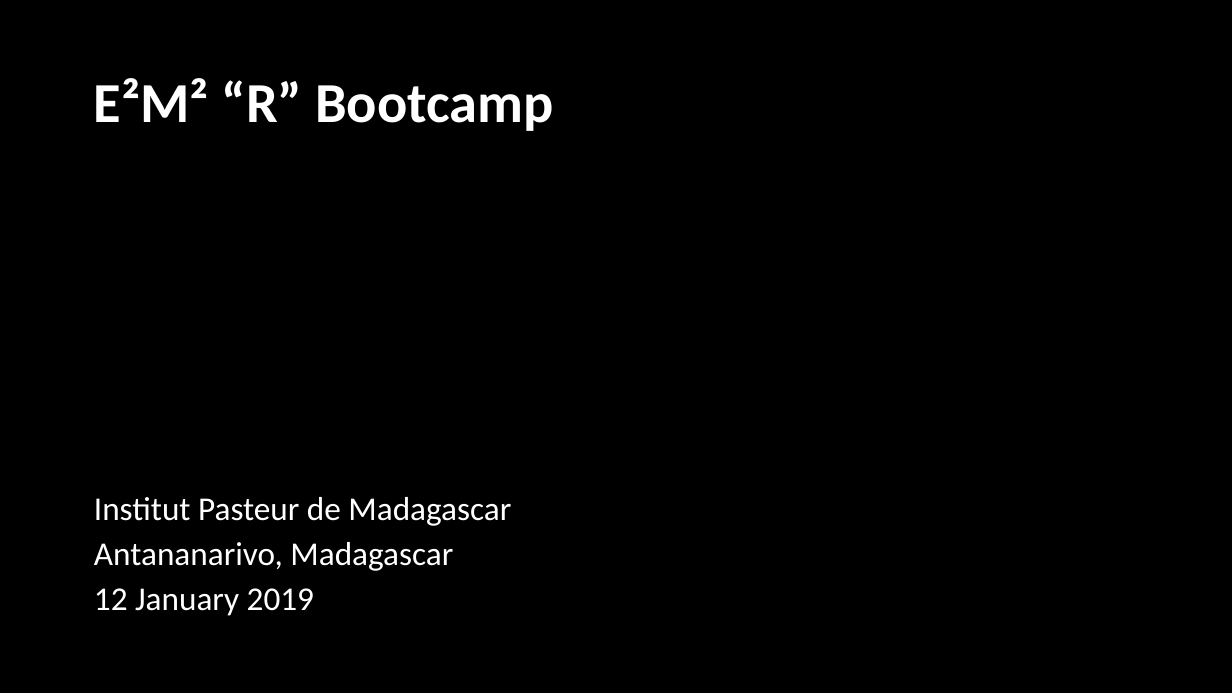
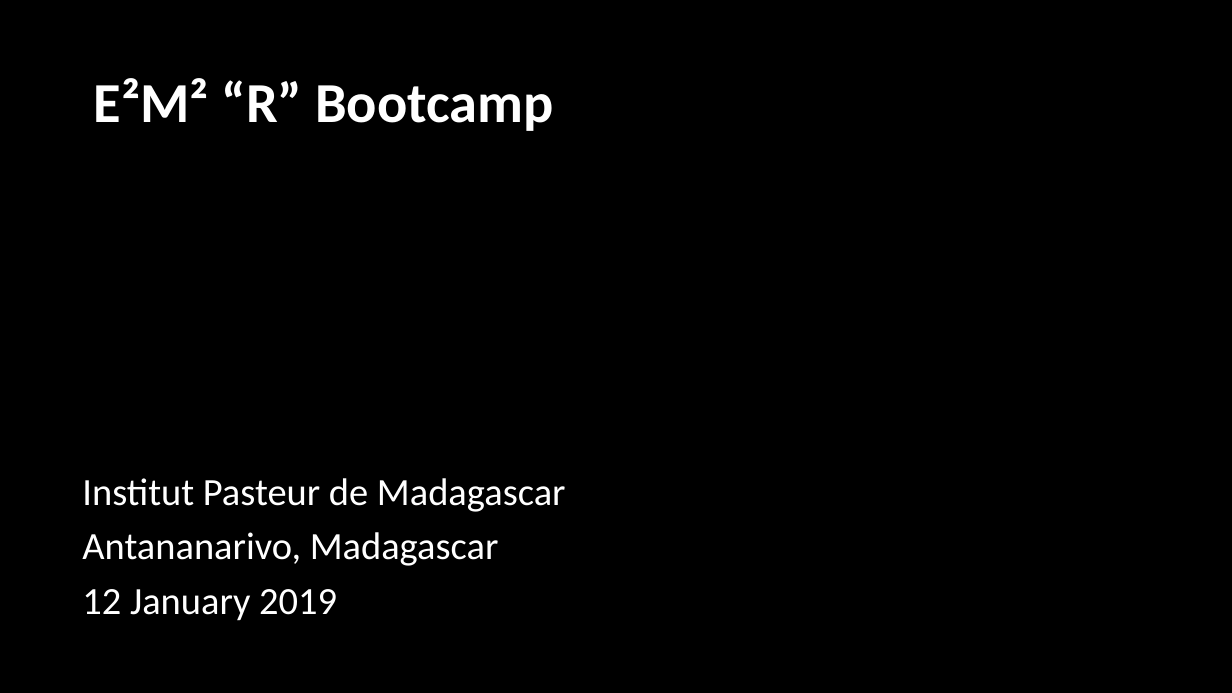
Before and after one commit to brooklabteam/E2M2, a slide deck: slide 1 of E2M2-2019/E2M2_R_Bootcamp_opening.pptx. Drawn at 1232x693 pixels with LibreOffice and Linux fonts; fonts in the diff are those of the drawing. Boxes give left, top, right and bottom in pixels: in the first picture for what was removed or moved away, otherwise in the second. Text is boxed around its words. In the diff, an @@ line names an element or a change of style, - is before the commit and + after.

```diff
--- a/E2M2-2019/E2M2_R_Bootcamp_opening.pptx
+++ b/E2M2-2019/E2M2_R_Bootcamp_opening.pptx
@@ text "Institut Pasteur de Madagascar": place and size @@
-text "Institut Pasteur de Madagascar" at [94,497,511,616]
+text "Institut Pasteur de Madagascar" at [82,478,566,621]
@@ text "Institut Pasteur de Madagascar" at [82,478,566,621]: size 25.9 to 30 pt; line spacing 0.8 to 0.9 @@
```
Also in this commit, not shown: 2 other slides changed, 3 slides added, 22 other files.
